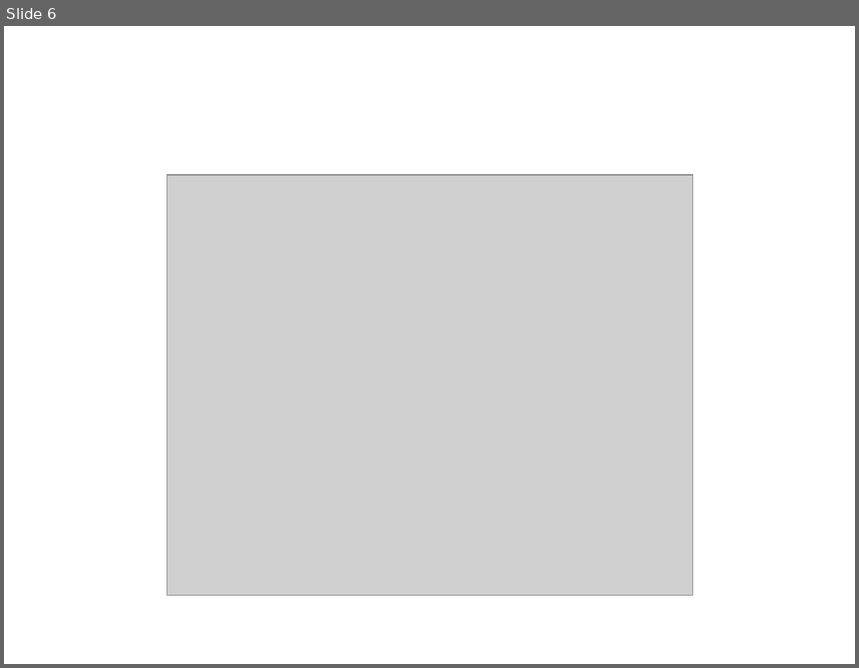
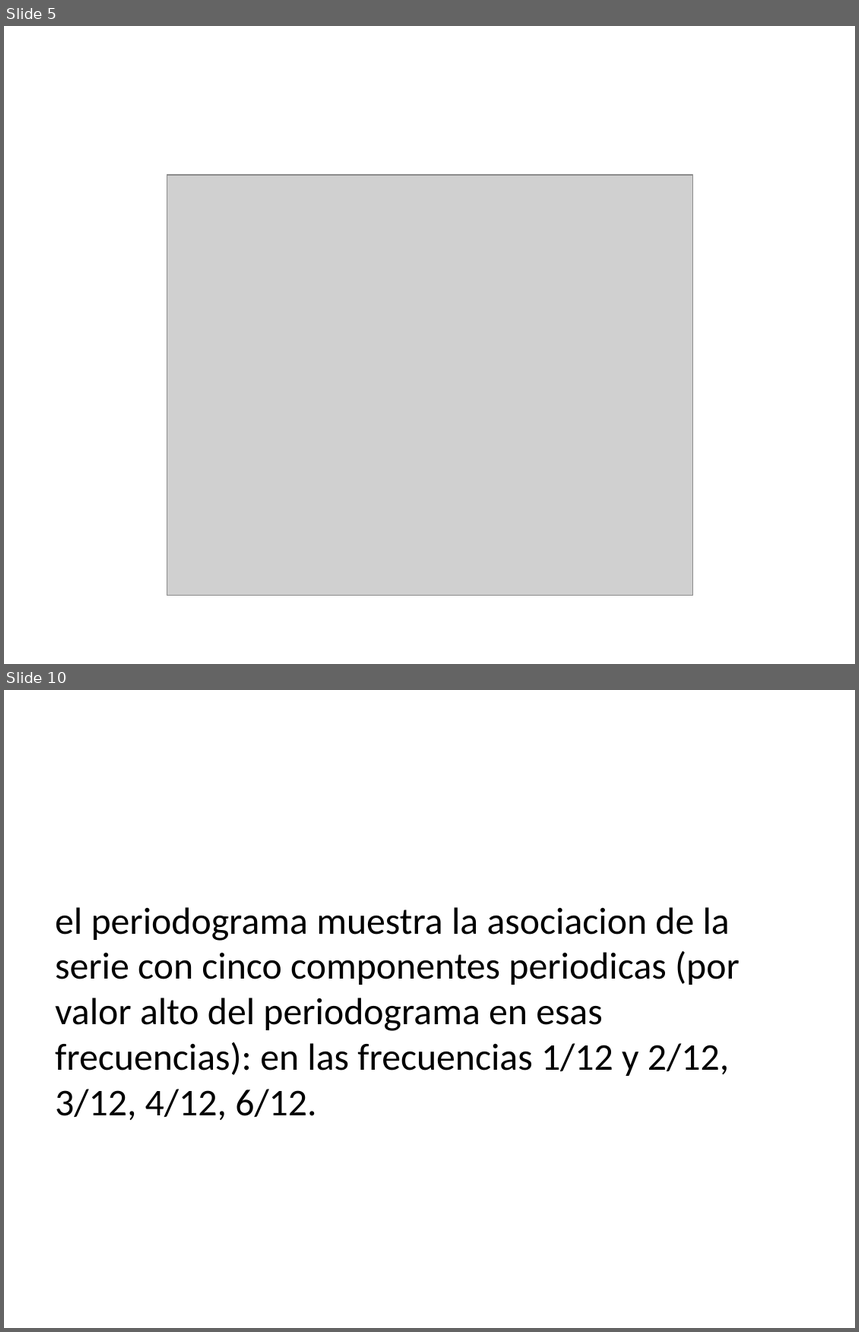
Before and after one commit to Jennifer-Salazar/Trabajo-1-Estadistica-3, a slide deck: Borrador.pptx. Shown one above the other, each under a label of ours: slide 6 before the commit, slides 5 and 10 after it; the slides between them are not shown. The pictures are 859x668 and 859x1332 pixels, drawn with LibreOffice and Linux fonts; fonts in the diff are those of the drawing; grey boxes stand for pictures. Boxes give left, top, right and bottom in pixels: in the first picture for what was removed or moved away, otherwise in the second. Text is boxed around its words. In the diff, an @@ line names an element or a change of style, - is before the commit and + after.

```diff
--- a/Borrador.pptx
+++ b/Borrador.pptx
@@ slide 10 added at [4,690,855,1328], background #FFFFFF @@
@@ text added at [55,907,740,1120], 32 pt, text #000000 @@
+el periodograma muestra la asociacion de la serie con cinco componentes periodicas (por valor alto del periodograma en esas frecuencias): en las frecuencias 1/12 y 2/12, 3/12, 4/12, 6/12.
@@ what was slide 6 is now slide 5 @@
```
Also in this commit, not shown: 2 slides changed, 38 other slides added, 1 slide removed, 1 other file.
